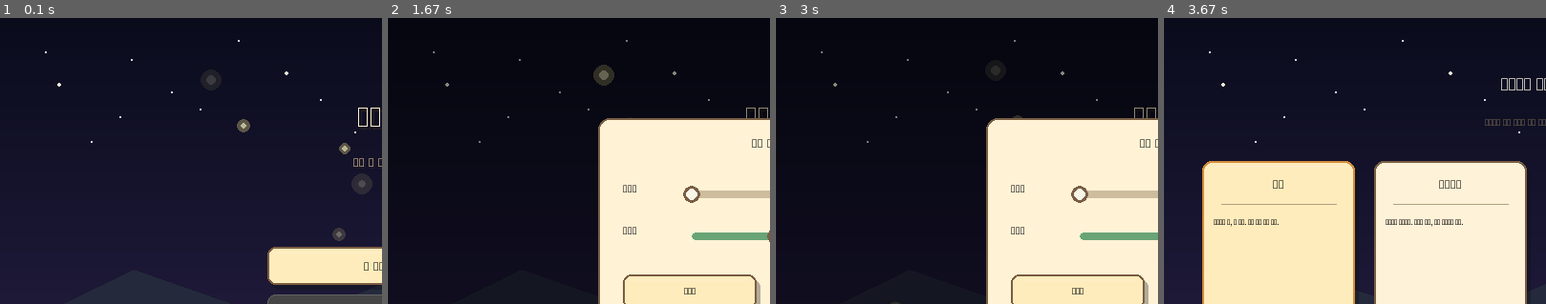
Above: before the commit, frames 1-4 (left to right).
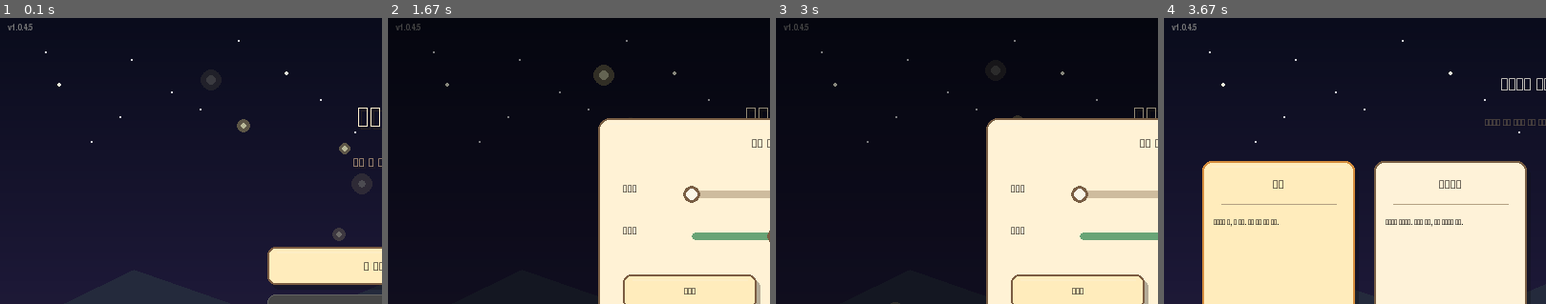
Above: after the commit, the same moments.

Repository: minulx-10/DreamFarm
Game: pygame game, started from main.py
Two runs of this game, one before a commit and one after it. Both use one fixed random seed, a clock stepped at 60 frames per second and the inputs below.
Inputs (mouse positions are % of the whole screen's width and height, from its top left):
- Up to frame 1 (0.1 s): no input
- Up to frame 2 (1.67 s): press the mouse at (95, 7) at 0.37 s; move the mouse to (57, 21) at 0.47 s; release the mouse at (19, 35) at 0.6 s; press the mouse at (50, 31) at 0.7 s; move the mouse to (33, 28) at 0.8 s; release the mouse at (16, 26) at 0.93 s; press the mouse at (50, 43) at 1.03 s; move the mouse to (69, 66) at 1.13 s; release the mouse at (88, 88) at 1.27 s; press the mouse at (40, 58) at 1.37 s; move the mouse to (60, 53) at 1.47 s; release the mouse at (81, 48) at 1.6 s
- Up to frame 3 (3 s): press the mouse at (40, 48) at 1.7 s; move the mouse to (26, 48) at 1.8 s; release the mouse at (13, 47) at 1.93 s; press the mouse at (40, 48) at 2.03 s; move the mouse to (42, 44) at 2.13 s; release the mouse at (44, 41) at 2.27 s; press the mouse at (60, 48) at 2.37 s; move the mouse to (53, 30) at 2.47 s; release the mouse at (46, 13) at 2.6 s; press the mouse at (50, 38) at 2.7 s; move the mouse to (62, 30) at 2.8 s; release the mouse at (75, 22) at 2.93 s
- Up to frame 4 (3.67 s): press the mouse at (50, 68) at 3.03 s; move the mouse to (35, 42) at 3.13 s; release the mouse at (20, 15) at 3.27 s; press the mouse at (50, 43) at 3.37 s; move the mouse to (40, 49) at 3.47 s; release the mouse at (29, 54) at 3.6 s
The pictures show only the part of the screen within x 0-50%, y 0-50%; the shares and areas given below are measured in that part.

The runs differ from the first frame. In frame 1, less than 0.1% of the frame differs, in the area x 2-9%, y 2-5%; in frame 2, less than 0.1%; in frame 3, less than 0.1%; in frame 4, less than 0.1%.

Commit message:
Feat: Add debug version tag v1.0.4.5 and aspect ratio correction to main.py

Diff:
--- a/main.py
+++ b/main.py
@@ -34,9 +34,11 @@
     is_fullscreen = False
     current_nightmare = False
     screen = None
+    offset_x, offset_y = 0, 0
+    target_w, target_h = 800, 600
 
     def update_display_mode():
-        nonlocal screen, current_nightmare, is_fullscreen
+        nonlocal screen, current_nightmare, is_fullscreen, offset_x, offset_y, target_w, target_h
         current_nightmare = game_state.nightmare
         w = 960 if current_nightmare else 800
         h = 720 if current_nightmare else 600
@@ -57,6 +59,19 @@
         else:
             screen = pygame.display.set_mode((w, h), pygame.DOUBLEBUF)
 
+        # 4:3 종횡비를 유지하며 화면을 스케일링하기 위한 해상도 및 검은 띠 여백 계산
+        actual_w, actual_h = screen.get_size()
+        if actual_w / actual_h > 4.0 / 3.0:
+            target_h = actual_h
+            target_w = int(actual_h * 4.0 / 3.0)
+            offset_x = (actual_w - target_w) // 2
+            offset_y = 0
+        else:
+            target_w = actual_w
+            target_h = int(actual_w * 3.0 / 4.0)
+            offset_x = 0
+            offset_y = (actual_h - target_h) // 2
+
     update_display_mode()
     pygame.display.set_caption("몽중농원")
 
@@ -81,12 +96,13 @@
     # 가상 화면 800x600 버퍼 생성
     virtual_screen = pygame.Surface((800, 600))
 
-    # 마우스 좌표 역계산(역배율 스케일링)을 위한 get_pos 재정의
+    # 마우스 좌표 역계산(역배율 스케일링)을 위한 get_pos 재정의 (종횡비 보정 반영)
     orig_get_pos = pygame.mouse.get_pos
     def mapped_get_pos():
         ax, ay = orig_get_pos()
-        aw, ah = screen.get_size()
-        return (int(ax * 800.0 / aw), int(ay * 600.0 / ah))
+        vx = int((ax - offset_x) * 800.0 / target_w)
+        vy = int((ay - offset_y) * 600.0 / target_h)
+        return (max(0, min(799, vx)), max(0, min(599, vy)))
     pygame.mouse.get_pos = mapped_get_pos
 
     BGM_BY_SCENE = {
@@ -177,9 +193,8 @@
             audio.play_bgm(desired_bgm)
 
         events = pygame.event.get()
-        actual_w, actual_h = screen.get_size()
-
-        # 1. F11 전체화면 감지 및 마우스 좌표 가상 해상도로 역배율 보정
+
+        # 1. F11 전체화면 감지 및 마우스 좌표 가상 해상도로 역배율 보정 (종횡비 고려)
         mapped_events = []
         for event in events:
             if event.type == pygame.QUIT:
@@ -188,17 +203,25 @@
                 is_fullscreen = not is_fullscreen
                 update_display_mode()
 
-            # 마우스 입력 좌표 역배율 보정
+            # 마우스 입력 좌표 역배율 보정 (레터박스/필러박스 여백 감산 및 가변 배율 적용)
             if event.type in (pygame.MOUSEBUTTONDOWN, pygame.MOUSEBUTTONUP):
-                vx = int(event.pos[0] * 800.0 / actual_w)
-                vy = int(event.pos[1] * 600.0 / actual_h)
+                mx = event.pos[0] - offset_x
+                my = event.pos[1] - offset_y
+                vx = int(mx * 800.0 / target_w)
+                vy = int(my * 600.0 / target_h)
+                vx = max(0, min(799, vx))
+                vy = max(0, min(599, vy))
                 mapped_event = pygame.event.Event(event.type, pos=(vx, vy), button=event.button)
                 mapped_events.append(mapped_event)
             elif event.type == pygame.MOUSEMOTION:
-                vx = int(event.pos[0] * 800.0 / actual_w)
-                vy = int(event.pos[1] * 600.0 / actual_h)
-                vrx = int(event.rel[0] * 800.0 / actual_w)
-                vry = int(event.rel[1] * 600.0 / actual_h)
+                mx = event.pos[0] - offset_x
+                my = event.pos[1] - offset_y
+                vx = int(mx * 800.0 / target_w)
+                vy = int(my * 600.0 / target_h)
+                vx = max(0, min(799, vx))
+                vy = max(0, min(599, vy))
+                vrx = int(event.rel[0] * 800.0 / target_w)
+                vry = int(event.rel[1] * 600.0 / target_h)
                 mapped_event = pygame.event.Event(event.type, pos=(vx, vy), rel=(vrx, vry), buttons=event.buttons)
                 mapped_events.append(mapped_event)
             else:
@@ -218,11 +241,23 @@
 
         # 3. 모든 그리기 연산은 800x600 가상 화면 버퍼에 수행
         current_scene_obj.draw(virtual_screen)
+
+        # 좌상단 디버그 버전 표시 (회색 소형 텍스트)
+        try:
+            from core.assets import get_font
+            font_ver = get_font(12)
+            ver_surf = font_ver.render("v1.0.4.5", True, (120, 120, 120))
+            virtual_screen.blit(ver_surf, (8, 6))
+        except Exception:
+            pass
+
         settings_overlay.draw(virtual_screen)
         quit_overlay.draw(virtual_screen)
 
-        # 4. 가상 화면을 실제 물리 창 해상도로 스케일링 복사
-        pygame.transform.scale(virtual_screen, screen.get_size(), screen)
+        # 4. 가상 화면을 실제 물리 창 해상도로 스케일링 복사 (종횡비 유지 검은 띠 적용)
+        scaled_screen = pygame.transform.scale(virtual_screen, (target_w, target_h))
+        screen.fill((0, 0, 0))
+        screen.blit(scaled_screen, (offset_x, offset_y))
 
         pygame.display.flip()
 
